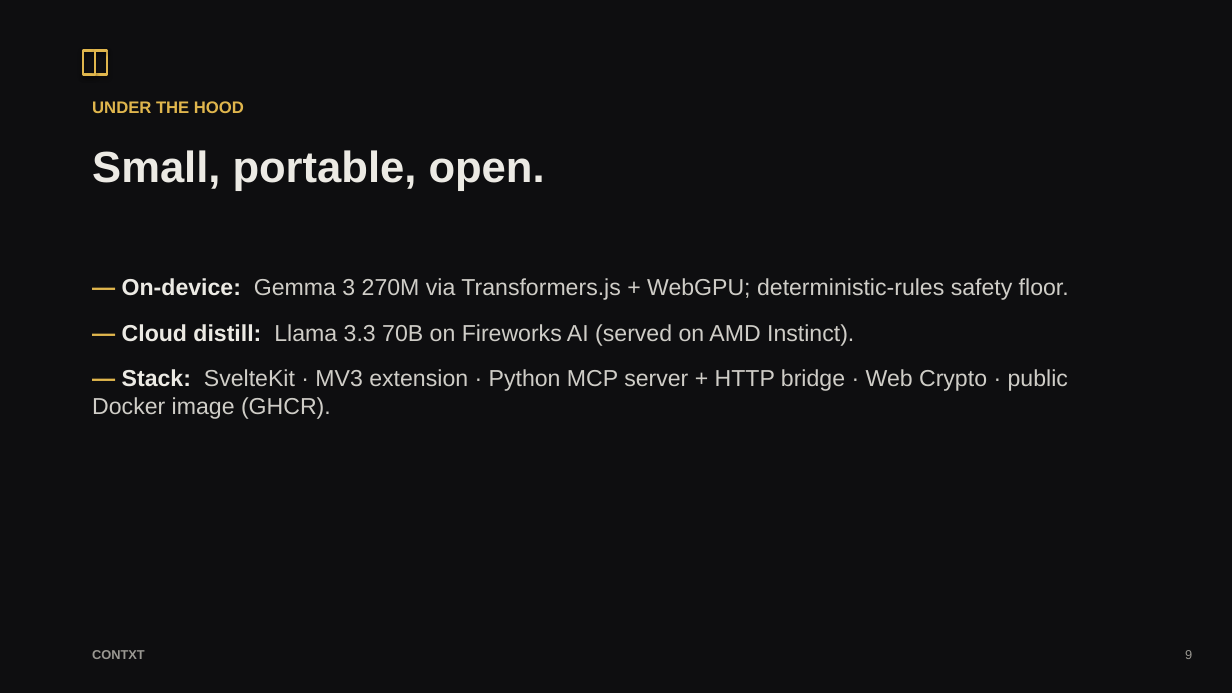
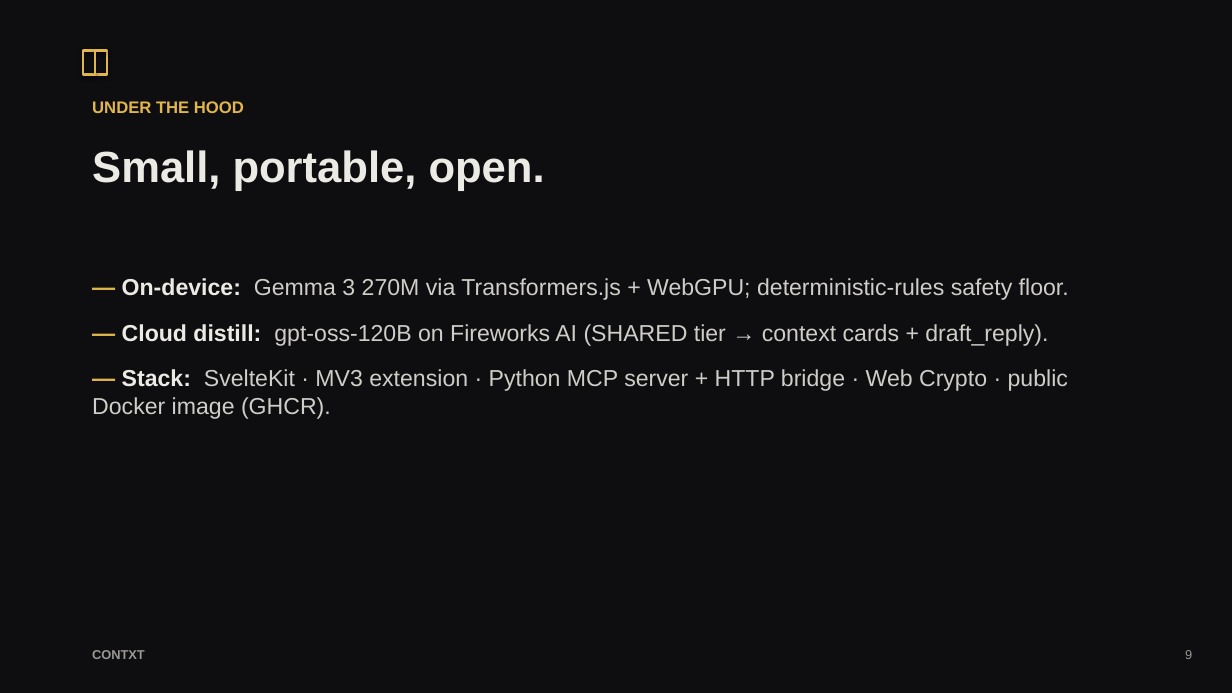
Before and after one commit to Blackx16/contxt, a slide deck: slide 9 of docs/contxt-pitch.pptx. Drawn at 1232x693 pixels with LibreOffice and Linux fonts; fonts in the diff are those of the drawing. Boxes give left, top, right and bottom in pixels: in the first picture for what was removed or moved away, otherwise in the second. Text is boxed around its words. In the diff, an @@ line names an element or a change of style, - is before the commit and + after.

```diff
--- a/docs/contxt-pitch.pptx
+++ b/docs/contxt-pitch.pptx
@@ text at <box>122,324,1048,346</box>: text changed @@
-— Cloud distill: Llama 3.3 70B on Fireworks AI (served on AMD Instinct).
+— Cloud distill: gpt-oss-120B on Fireworks AI (SHARED tier → context cards + draft_reply).
```
Also in this commit, not shown: 10 other files.
